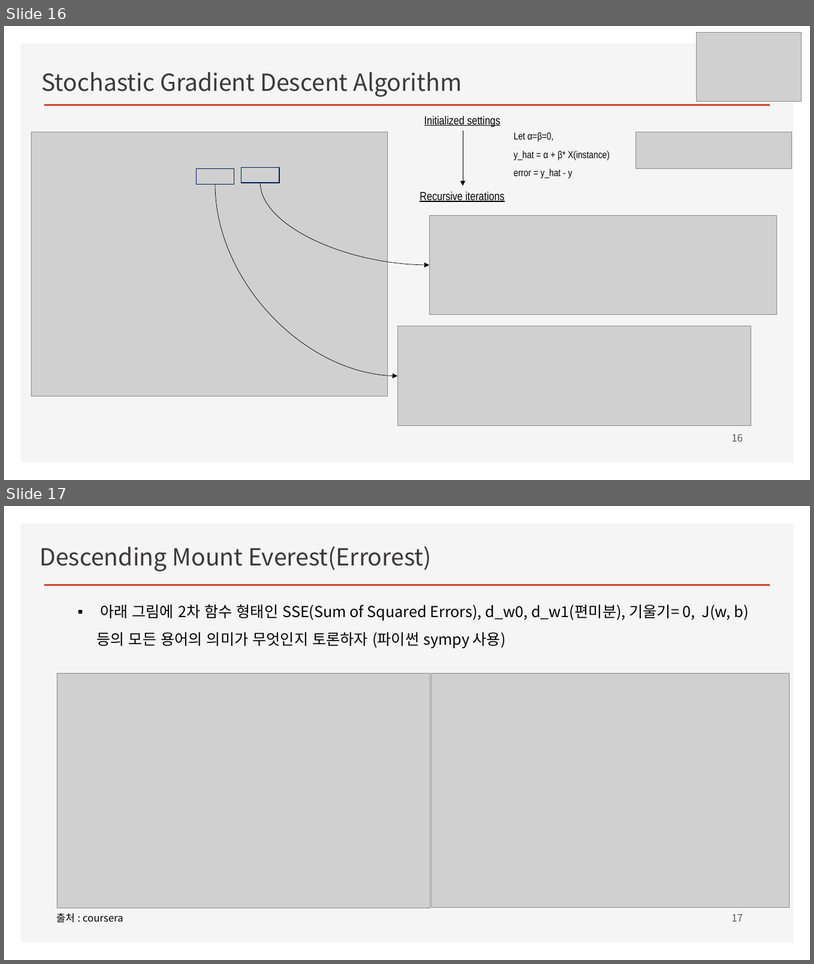
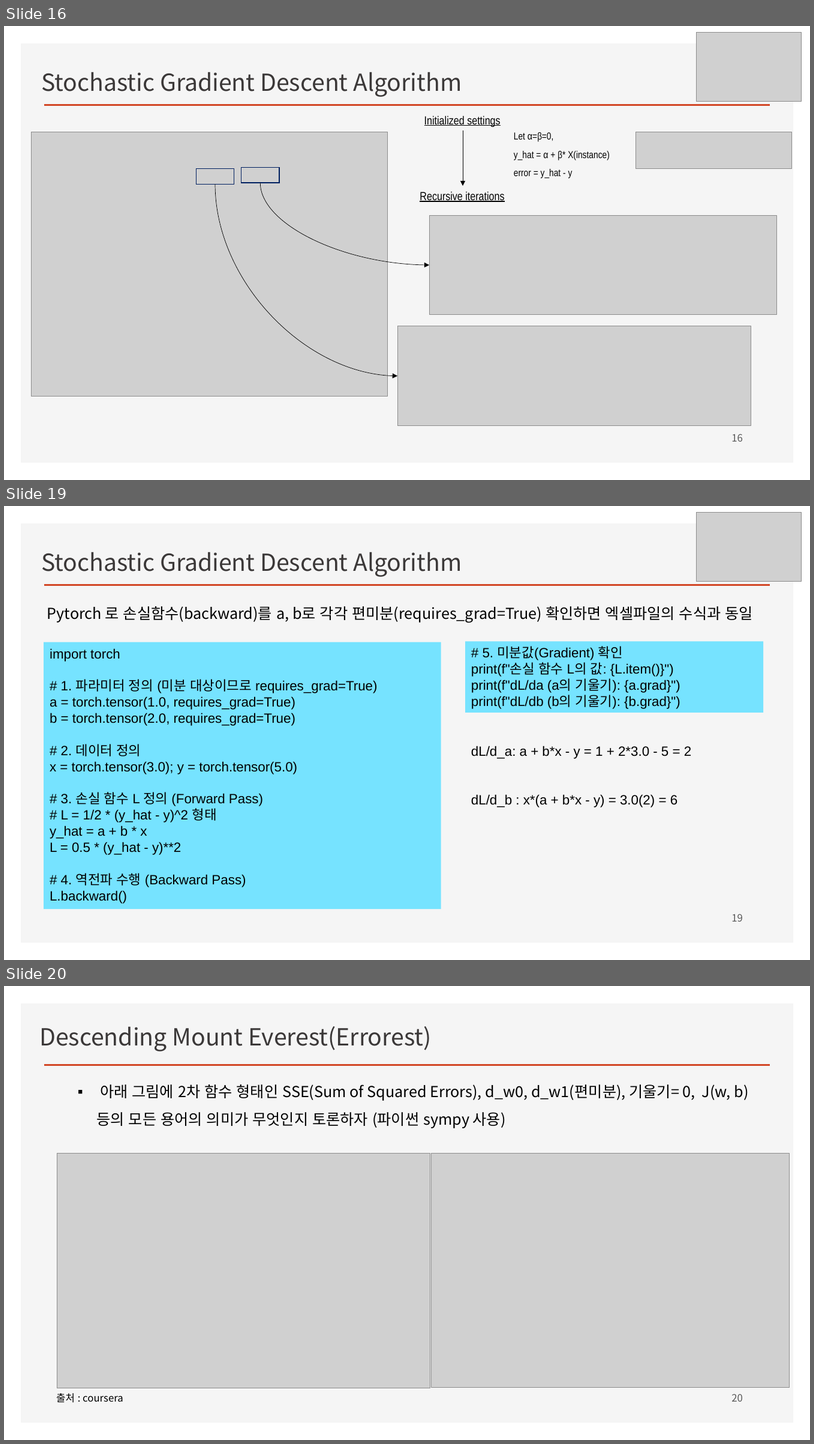
Before and after one commit to ancestor9/mathematics-for-machine-learning, a slide deck: Linear_Algebra/w4_Perceptron_Regression.pptx. Shown one above the other, each under a label of ours: slides 16 and 17 before the commit, slides 16, 19 and 20 after it; the slides between them are not shown. The pictures are 814x964 and 814x1444 pixels, drawn with LibreOffice and Linux fonts; fonts in the diff are those of the drawing; grey boxes stand for pictures; background and template pictures are left out. Boxes give left, top, right and bottom in pixels: in the first picture for what was removed or moved away, otherwise in the second. Text is boxed around its words. In the diff, an @@ line names an element or a change of style, - is before the commit and + after.

```diff
--- a/Linear_Algebra/w4_Perceptron_Regression.pptx
+++ b/Linear_Algebra/w4_Perceptron_Regression.pptx
@@ slide 19 added at (4, 506, 810, 960), background #FFFFFF; not listed: 2 template elements that a slide beside it also shows @@
@@ picture added at (697, 512, 802, 582) @@
@@ text added at (41, 552, 462, 577), 28 pt, text #3B3838 @@
+Stochastic Gradient Descent Algorithm
@@ text added at (47, 606, 753, 622), 18 pt, text #000000 @@
+Pytorch 로 손실함수(backward)를 a, b로 각각 편미분(requires_grad=True) 확인하면 엑셀파일의 수식과 동일
@@ rectangle added at (44, 642, 441, 909), fill #76E3FF, 16 pt, text #000000 @@
+import torch
+# 1. 파라미터 정의 (미분 대상이므로 requires_grad=True)
+a = torch.tensor(1.0, requires_grad=True)
+b = torch.tensor(2.0, requires_grad=True)
+# 2. 데이터 정의
+x = torch.tensor(3.0); y = torch.tensor(5.0)
+# 3. 손실 함수 L 정의 (Forward Pass)
+# L = 1/2 * (y_hat - y)^2 형태
+y_hat = a + b * x
+L = 0.5 * (y_hat - y)**2
+# 4. 역전파 수행 (Backward Pass)
+L.backward()
@@ rectangle added at (465, 641, 764, 712), fill #76E3FF, 16 pt, text #000000 @@
+# 5. 미분값(Gradient) 확인
+print(f"손실 함수 L의 값: {L.item()}")
+print(f"dL/da (a의 기울기): {a.grad}")
+print(f"dL/db (b의 기울기): {b.grad}")
@@ text added at (471, 745, 692, 807), 16 pt, text #000000 @@
+dL/d_a: a + b*x - y = 1 + 2*3.0 - 5 = 2
+dL/d_b : x*(a + b*x - y) = 3.0(2) = 6
@@ page number added at (732, 913, 743, 921), 12 pt, text #595959 @@
+19
@@ what was slide 17 is now slide 20 @@
@@ page number at (732, 1393, 743, 1401): text changed @@
-17
+20
```
Also in this commit, not shown: 15 slides changed, 6 other slides added, 21 slides removed.
